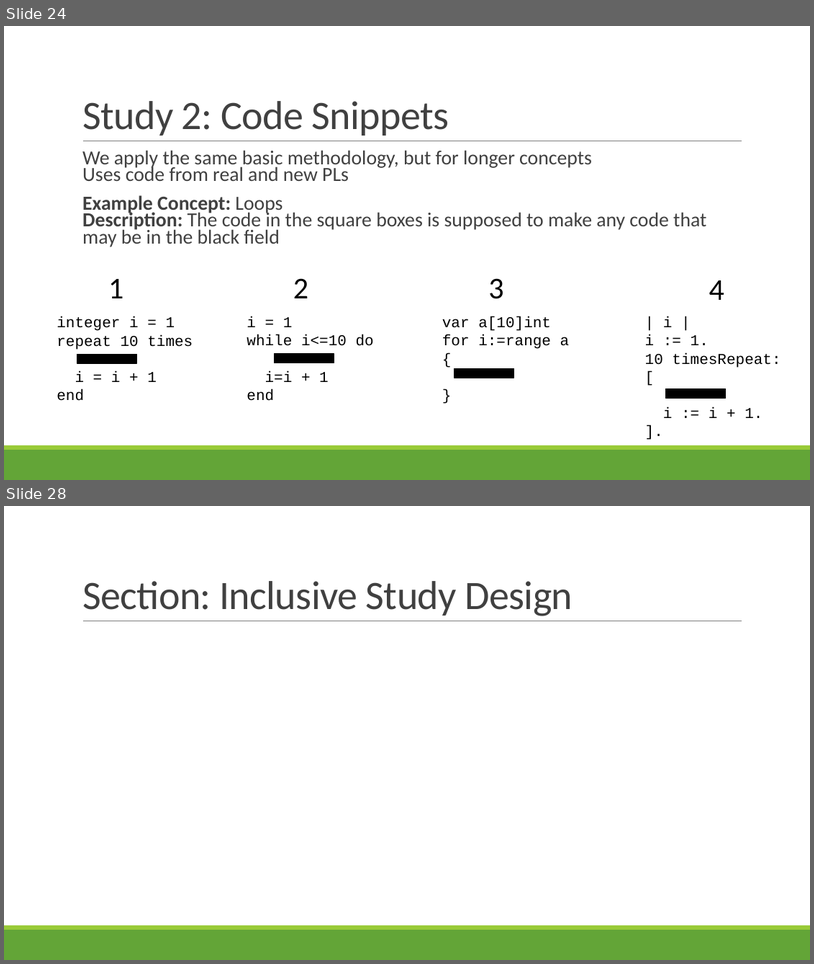
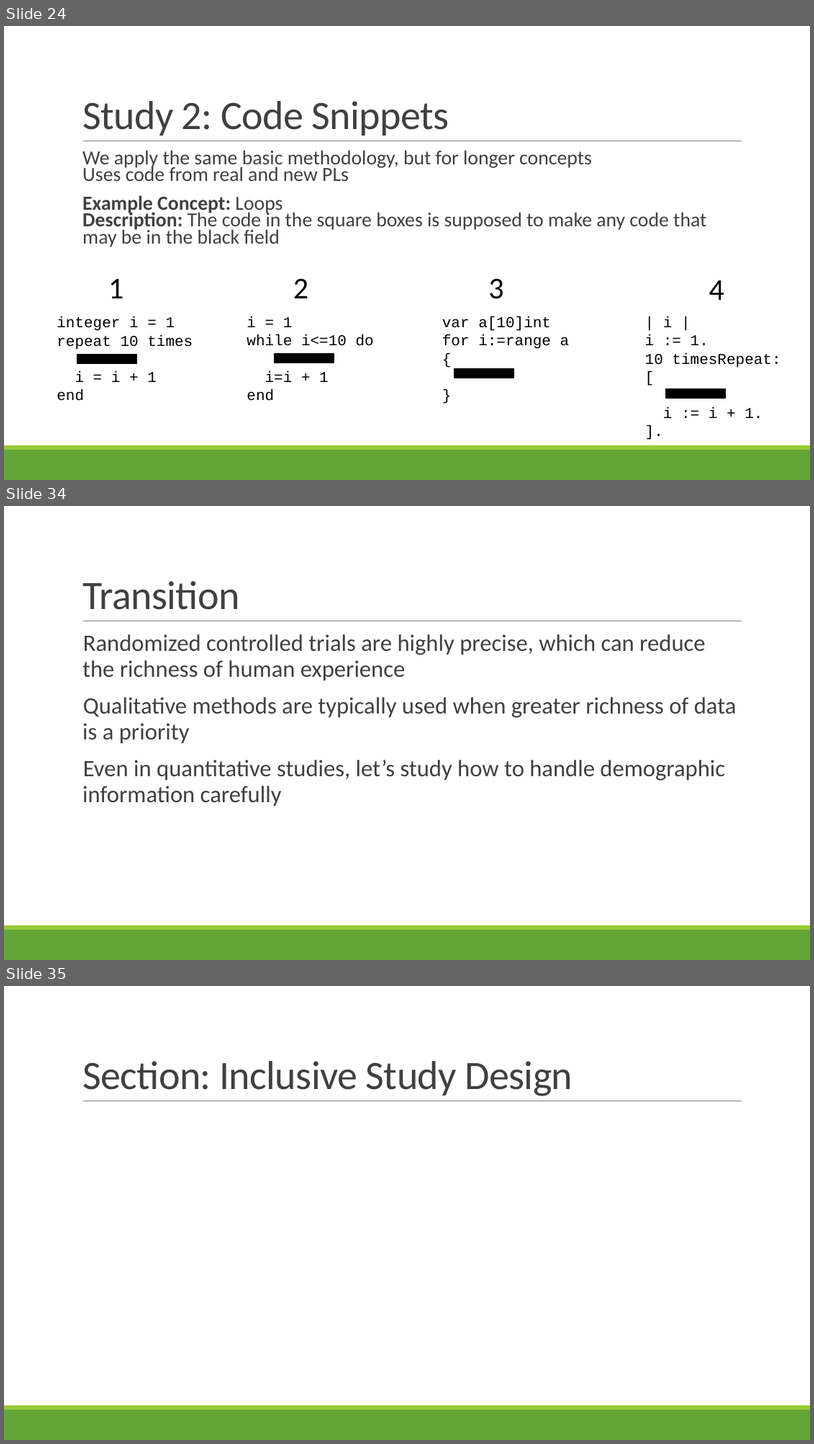
Before and after one commit to rbohrer/pl-course, a slide deck: LectureSlides/09Design2.pptx. Shown one above the other, each under a label of ours: slides 24 and 28 before the commit, slides 24, 34 and 35 after it; the slides between them are not shown. The pictures are 814x964 and 814x1444 pixels, drawn with LibreOffice and Linux fonts; fonts in the diff are those of the drawing. Boxes give left, top, right and bottom in pixels: in the first picture for what was removed or moved away, otherwise in the second. Text is boxed around its words. In the diff, an @@ line names an element or a change of style, - is before the commit and + after.

```diff
--- a/LectureSlides/09Design2.pptx
+++ b/LectureSlides/09Design2.pptx
@@ slide 34 added at box(4, 506, 810, 960), background #FFFFFF; not listed: 3 template elements that a slide beside it also shows @@
@@ title added at box(82, 581, 239, 610), 48 pt, text #404040 @@
+Transition
@@ text added at box(82, 634, 737, 806), 28 pt, text #404040 @@
+  Randomized controlled trials are highly precise, which can reduce the richness of human experience
+  Qualitative methods are typically used when greater richness of data is a priority
+  Even in quantitative studies, let’s study how to handle demographic information carefully
@@ what was slide 28 is now slide 35 @@
```
Also in this commit, not shown: 2 slides changed, 15 other slides added, 1 slide removed.
